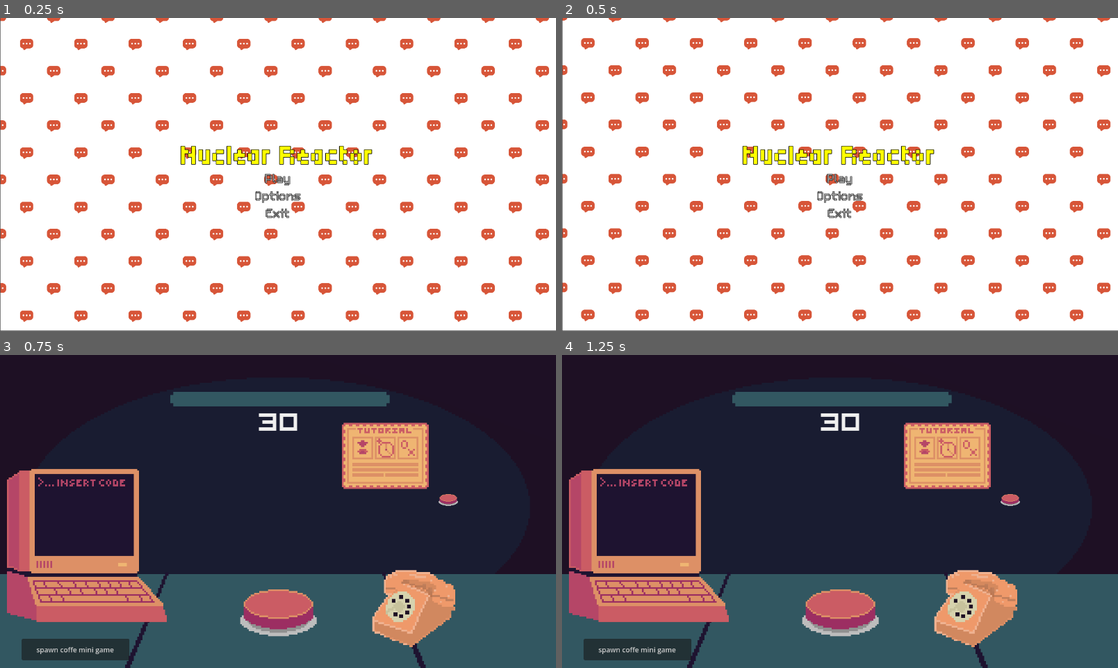
Above: before the commit, frames 1-4 (two rows, left to right).
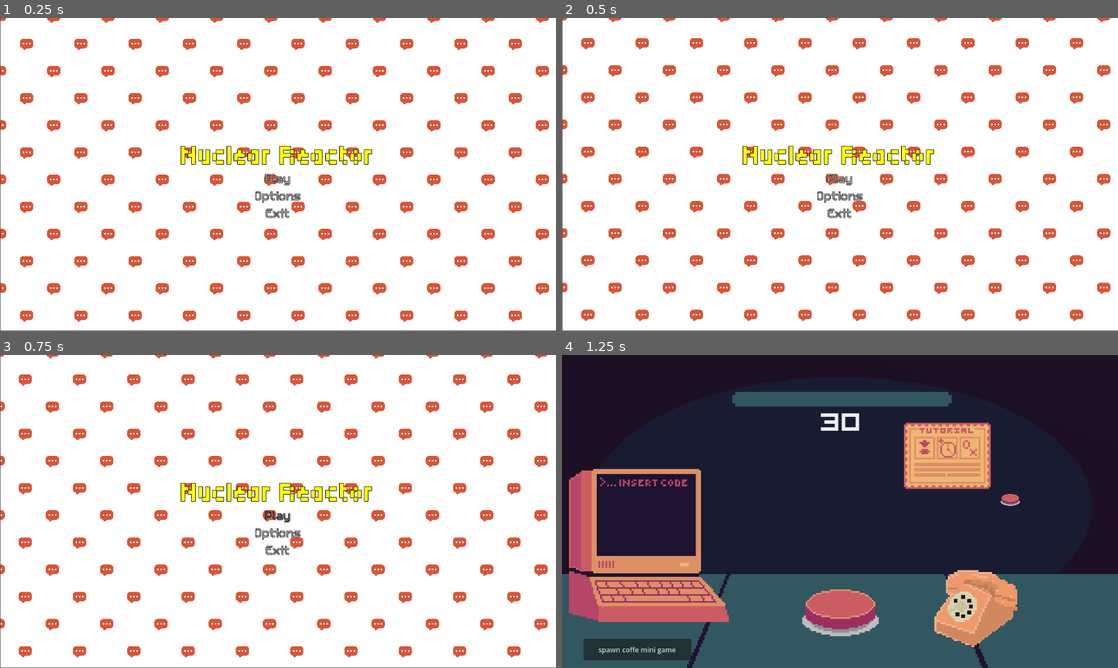
Above: after the commit, the same moments.

Repository: EroAxe/GMTK-2026-CICD-Test
Game: Godot game, scene res://Scenes/main_menu.tscn
Two runs of this game, one before a commit and one after it. Both use one fixed random seed, a clock stepped at 60 frames per second and the inputs below. Sound files missing from this copy of the repository are replaced by a short silence.
Inputs:
- Up to frame 1 (0.25 s): no input
- Up to frame 2 (0.5 s): no input
- Up to frame 3 (0.75 s): click "Play" at 0.5 s
- Up to frame 4 (1.25 s): no input

Frames 1-2 are identical in both runs. In frame 3, 100% of the frame differs, in the area x 0-100%, y 0-100%; in frame 4, nothing differs.

Commit message:
CoffeeMiniGame fix, AudioManager
the merged messed up the minigame, the que_free is still there fixed it

Diff:
--- a/Scenes/main_menu.tscn
+++ b/Scenes/main_menu.tscn
@@ -6,7 +6,6 @@
 [ext_resource type="FontFile" uid="uid://bxkhcnqhjp88i" path="res://Assets/Fonts/m5x7.ttf" id="3_fy1kh"]
 [ext_resource type="Shader" uid="uid://daxlqdt35yprk" path="res://Assets/Shaders/sliding_background.gdshader" id="5_opfnp"]
 [ext_resource type="Texture2D" uid="uid://ba4jvqxlbni4o" path="res://Assets/Shaders/bubble_pattern.png" id="6_opfnp"]
-[ext_resource type="AudioStream" uid="uid://d4f7ge07hjanb" path="res://Assets/Music/title screen loop.wav" id="7_cp0ys"]
 
 [sub_resource type="StyleBoxFlat" id="StyleBoxFlat_esksh"]
 bg_color = Color(0.6, 0.6, 0.6, 0)
@@ -143,11 +142,6 @@
 grow_horizontal = 2
 grow_vertical = 2
 
-[node name="AudioStreamPlayer2D" type="AudioStreamPlayer2D" parent="." unique_id=1057477858]
-stream = ExtResource("7_cp0ys")
-autoplay = true
-bus = &"Main_menu_music"
-
 [connection signal="pressed" from="VBoxContainer/Play" to="." method="_on_play_pressed"]
 [connection signal="pressed" from="VBoxContainer/Options" to="." method="_on_options_pressed"]
 [connection signal="pressed" from="VBoxContainer/Exit" to="." method="_on_exit_pressed"]
--- a/Scenes/prototype.tscn
+++ b/Scenes/prototype.tscn
@@ -13,13 +13,10 @@
 [ext_resource type="FontFile" uid="uid://br60m0bx163ec" path="res://Assets/Fonts/Tiny5-Regular.ttf" id="9_p8x32"]
 [ext_resource type="FontFile" uid="uid://cd56rc38eaf7m" path="res://Assets/Fonts/QuinqueFive.ttf" id="10_baih7"]
 [ext_resource type="Texture2D" uid="uid://wfajhnw8vkqj" path="res://Assets/Computer_and_screens/computerlefthover.webp" id="10_xnjhx"]
-[ext_resource type="AudioStream" uid="uid://cseuvkw6d4yua" path="res://Assets/Music/jam song.mp3" id="12_7dhkk"]
 [ext_resource type="PackedScene" uid="uid://deso7chb543fb" path="res://Scenes/menu_controller.tscn" id="12_xnjhx"]
-[ext_resource type="AudioStream" uid="uid://duw7u5rjh6jcw" path="res://Assets/sound_effects/button press fx.wav" id="14_p8x32"]
 [ext_resource type="PackedScene" uid="uid://dmoos8dqd414g" path="res://Scenes/minigames/phone_minigame.tscn" id="17_40fcm"]
 [ext_resource type="PackedScene" uid="uid://57s6ndepfpq0" path="res://Scenes/Dialogue.tscn" id="18_044ci"]
 [ext_resource type="Shader" uid="uid://dh3mno6ianhjw" path="res://Assets/Shaders/drowsiness.gdshader" id="21_aya2x"]
-[ext_resource type="AudioStream" uid="uid://danq45suo3in" path="res://Assets/sound_effects/118107_ndheger_old-style-phone-ringing-rings-three-times (mp3cut.net).wav" id="21_y8y5s"]
 [ext_resource type="Texture2D" uid="uid://brs088knxpr3" path="res://Assets/Fonts/03.stronger_choices/488d6042bbb48b409ea7d633200c7a880ace1b9c.png" id="22_aya2x"]
 [ext_resource type="PackedScene" uid="uid://jpo4ke8knmy6" path="res://Scenes/light_switch.tscn" id="23_go56e"]
 
@@ -120,24 +117,10 @@
 visible = false
 mouse_filter = 2
 
-[node name="MusicPlayer" type="AudioStreamPlayer2D" parent="." unique_id=380708460]
-stream = ExtResource("12_7dhkk")
-autoplay = true
-
-[node name="ButtonSoundEffect" type="AudioStreamPlayer2D" parent="." unique_id=840750190]
-unique_name_in_owner = true
-stream = ExtResource("14_p8x32")
-bus = &"Game_sound"
-
 [node name="TutorialPoster" type="Sprite2D" parent="." unique_id=429819440]
 position = Vector2(887, 232)
 scale = Vector2(4, 4)
 texture = ExtResource("6_40fcm")
-
-[node name="PhoneRinging" type="AudioStreamPlayer2D" parent="." unique_id=2041174840]
-stream = ExtResource("21_y8y5s")
-volume_db = 24.0
-bus = &"Game_sound"
 
 [node name="LightBulb" type="PointLight2D" parent="." unique_id=1940908883]
 unique_name_in_owner = true
--- a/Scripts/main_menu.gd
+++ b/Scripts/main_menu.gd
@@ -4,11 +4,13 @@
 @export var start_scene : PackedScene
 
 
-
+func _ready() -> void:
+	AudioManager.play_random_menu_music()
 
 func _on_play_pressed() -> void:
+	AudioManager.fade_out_music()
+	await get_tree().create_timer(AudioManager.music_fade_duration / 2).timeout
 	get_tree().change_scene_to_packed.call_deferred(start_scene)
-
 
 func _on_options_pressed() -> void:
 	pass # Replace with function body.
--- a/Scripts/minigames/coffee_minigame.gd
+++ b/Scripts/minigames/coffee_minigame.gd
@@ -27,4 +27,3 @@
 
 func _finish_minigame() -> void:
 	EventBus.fire("minigame_completed", {"instance": self})
-	queue_free()
--- a/Scripts/prototype.gd
+++ b/Scripts/prototype.gd
@@ -27,6 +27,7 @@
 	button.pressed.connect(_on_button_pressed)
 	trigger_phone_call()
 
+	AudioManager.play_random_ingame_music()
 
 func _process(delta: float) -> void:
 	texture_progress_bar.value = _count
@@ -40,18 +41,18 @@
 
 func _on_button_pressed() -> void:
 	_count = clamp(_count + cool_count, 0, initial_count)
-	button_sound_effect.play()
+	AudioManager.play("button_press")
 	_count_down_label.text = str(_count)
 	texture_progress_bar.value = _count
 	count_down.start()
 
 func trigger_phone_call() -> void:
 	await get_tree().create_timer(5.0).timeout
-	phone_ringing.play()
+	AudioManager.play("phone_ringing")
 	animated_sprite_2d.play("ringing_with_outline")
 	await get_tree().create_timer(5.0).timeout
 	animated_sprite_2d.play("idle")
-	phone_ringing.stop()
+	AudioManager.stop_sfx("phone_ringing")
 	dialog.show()
 	dialog.show_text(0)
 
--- /dev/null
+++ b/autoload/AudioManager.gd
@@ -0,0 +1,195 @@
+extends Node
+var num_players = 25
+var bus = "SFX"
+var music_bus = "Music"
+var master_bus = "Master"
+var available: Array[AudioStreamPlayer] = []
+var queue: Array[Dictionary] = []
+var active_sfx: Dictionary = {} # player -> sfx_name
+
+@export var footstep_pitch_variation := 0.1
+@export var splash_pitch_variation := 0.1
+@export var vocal_pitch_variation := 0.08
+@export var boulder_push_pitch_variation := 0.08
+@export var push_fail_pitch_variation := 0.1
+@export var music_fade_duration := 1.0
+
+var main_menu_tracks: Array[Dictionary] = [
+	{
+		"stream": preload("res://Assets/Music/title screen loop.wav"),
+		"volume_db": 0.0,
+	}
+]
+
+var in_game_tracks: Array[Dictionary] = [
+	{
+		"stream": preload("res://Assets/Music/jam song.mp3"),
+		"volume_db": 0.0,
+	},
+]
+
+var music_player: AudioStreamPlayer
+var music_tween: Tween
+
+var sfx: Dictionary = {
+	"button_press": {
+		"variants": [preload("res://Assets/sound_effects/button press fx.wav")],
+		"category": "none",
+	},
+	"talking_npc": {
+		"variants": [preload("res://Assets/sound_effects/talking_synth.ogg")],
+		"category": "vocal",
+	},
+}
+
+var _last_variant_index: Dictionary = {}
+
+var ambient_player: AudioStreamPlayer
+
+func _ready() -> void:
+	for i in num_players:
+		var player = AudioStreamPlayer.new()
+		add_child(player)
+		player.bus = bus
+		player.finished.connect(_on_stream_finished.bind(player))
+		available.append(player)
+
+	music_player = AudioStreamPlayer.new()
+	add_child(music_player)
+	music_player.bus = music_bus
+
+	ambient_player = AudioStreamPlayer.new()
+	add_child(ambient_player)
+	ambient_player.bus = bus
+
+var is_muted := false
+
+func play_ambient_loop(sfx_name: String) -> void:
+	if not sfx.has(sfx_name):
+		return
+	var stream: AudioStream = sfx[sfx_name]["variants"][0]
+	if ambient_player.stream == stream and ambient_player.playing:
+		return
+	ambient_player.stream = stream
+	ambient_player.play()
+
+func stop_ambient_loop() -> void:
+	ambient_player.stop()
+
+func _toggle_mute() -> bool:
+	is_muted = not is_muted
+	_set_bus_mute(bus, is_muted)
+	_set_bus_mute(music_bus, is_muted)
+	_set_bus_mute(master_bus, is_muted)
+	return is_muted
+
+func _set_bus_mute(bus_name: String, muted: bool) -> void:
+	var idx := AudioServer.get_bus_index(bus_name)
+	if idx == -1:
+		push_warning("AudioManager: bus '%s' not found" % bus_name)
+		return
+	AudioServer.set_bus_mute(idx, muted)
+
+func _get_pitch_variation(category: String) -> float:
+	match category:
+		"footstep": return footstep_pitch_variation
+		"splash": return splash_pitch_variation
+		"vocal": return vocal_pitch_variation
+		"boulder_push": return boulder_push_pitch_variation
+		"push_fail": return push_fail_pitch_variation
+		_: return 0.0
+func get_sfx_stream(sfx_name: String) -> AudioStream:
+	if not sfx.has(sfx_name):
+		push_warning("AudioManager: no sfx named '%s'" % sfx_name)
+		return null
+	var variants: Array = sfx[sfx_name]["variants"]
+	return variants[0]
+
+func play(sfx_name: String, volume_db: float = 0.0, start_pos: float = 0.0) -> AudioStreamPlayer:
+	if not sfx.has(sfx_name):
+		push_warning("AudioManager: no sfx named '%s'" % sfx_name)
+		return null
+	if available.is_empty():
+		return null
+	var data: Dictionary = sfx[sfx_name]
+	var variants: Array = data["variants"]
+	var index := randi() % variants.size()
+	if variants.size() > 1 and _last_variant_index.get(sfx_name, -1) == index:
+		index = (index + 1) % variants.size()
+	_last_variant_index[sfx_name] = index
+	var stream: AudioStream = variants[index]
+	var pv: float = _get_pitch_variation(data.get("category", "none"))
+	queue.append({"stream": stream, "pitch_variation": pv, "volume_db": volume_db, "sfx_name": sfx_name, "start_pos": start_pos})
+	return _play_next()
+
+func _play_next() -> AudioStreamPlayer:
+	if available.is_empty() or queue.is_empty():
+		return null
+	var player = available.pop_back()
+	var entry = queue.pop_front()
+	player.stream = entry["stream"]
+	var pv: float = entry["pitch_variation"]
+	player.pitch_scale = 1.0 + randf_range(-pv, pv) if pv > 0.0 else 1.0
+	player.volume_db = entry.get("volume_db", 0.0)
+	active_sfx[player] = entry.get("sfx_name", "")
+	player.play(entry.get("start_pos", 0.0))
+	return player
+
+func stop_sfx(sfx_name: String) -> void:
+	for player in active_sfx.keys():
+		if active_sfx[player] == sfx_name:
+			player.stop()
+			active_sfx.erase(player)
+			available.append(player)
+
+func _on_stream_finished(player: AudioStreamPlayer) -> void:
+	active_sfx.erase(player)
+	available.append(player)
+	_play_next()
+
+func play_random_music() -> void:
+	pass
+
+func play_random_menu_music() -> void:
+	if main_menu_tracks.is_empty():
+		return
+	if music_tween:
+		music_tween.kill()
+	var track: Dictionary = main_menu_tracks[randi() % main_menu_tracks.size()]
+	var stream: AudioStream = track["stream"]
+	var target_volume: float = track.get("volume_db", 0.0)
+
+	music_player.stream = stream
+	music_player.volume_db = -80.0
+	music_player.play()
+
+	music_tween = create_tween()
+	music_tween.tween_property(music_player, "volume_db", target_volume, music_fade_duration)
+
+func play_random_ingame_music() -> void:
+	if in_game_tracks.is_empty():
+		return
+	if music_tween:
+		music_tween.kill()
+	var track: Dictionary = in_game_tracks[randi() % in_game_tracks.size()]
+	var stream: AudioStream = track["stream"]
+	var target_volume: float = track.get("volume_db", 0.0)
+
+	music_player.stream = stream
+	music_player.volume_db = -80.0
+	music_player.play()
+
+	music_tween = create_tween()
+	music_tween.tween_property(music_player, "volume_db", target_volume, music_fade_duration)
+
+func stop_music() -> void:
+	if music_tween:
+		music_tween.kill()
+	music_player.stop()
+
+func fade_out_music() -> void:
+	if music_tween:
+		music_tween.kill()
+	music_tween = create_tween()
+	music_tween.tween_property(music_player, "volume_db", -80.0, music_fade_duration)
+	music_tween.tween_callback(music_player.stop)
--- a/project.godot
+++ b/project.godot
@@ -28,6 +28,7 @@
 ScreenFlashOverlay="*uid://dkgk2wvwg6qau"
 ScreenFlashHandler="*uid://ccciqsetwwdnb"
 MiniGameManager="*uid://dkunc5v34w46q"
+AudioManager="*uid://fmtty4fgb7nm"
 
 [display]
 
@@ -41,14 +42,6 @@
 
 screen_flash_overlay=""
 
-[input]
-
-space={
-"deadzone": 0.2,
-"events": [Object(InputEventKey,"resource_local_to_scene":false,"resource_name":"","device":-1,"window_id":0,"alt_pressed":false,"shift_pressed":false,"ctrl_pressed":false,"meta_pressed":false,"pressed":false,"keycode":0,"physical_keycode":32,"key_label":0,"unicode":32,"location":0,"echo":false,"script":null)
-]
-}
-
 [physics]
 
 3d/physics_engine="Jolt Physics"
Not shown, added: autoload/AudioManager.gd.uid
